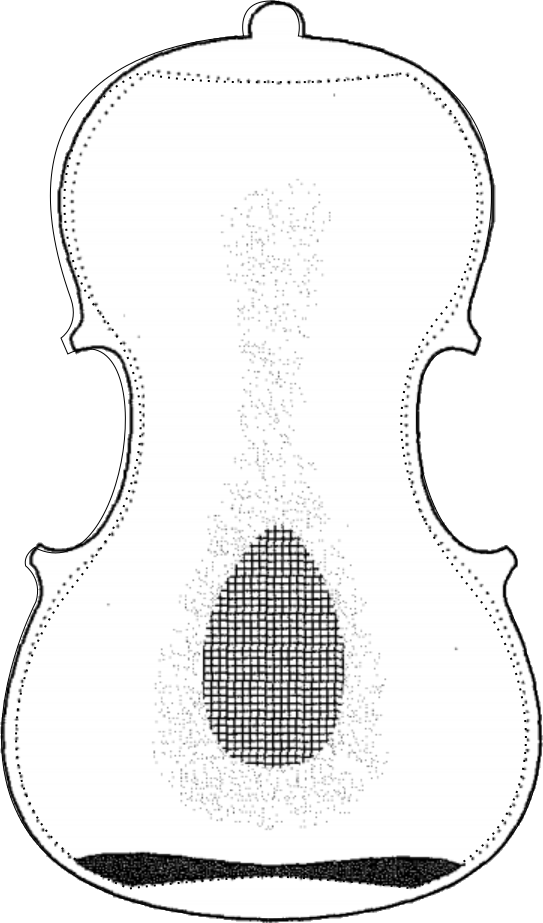
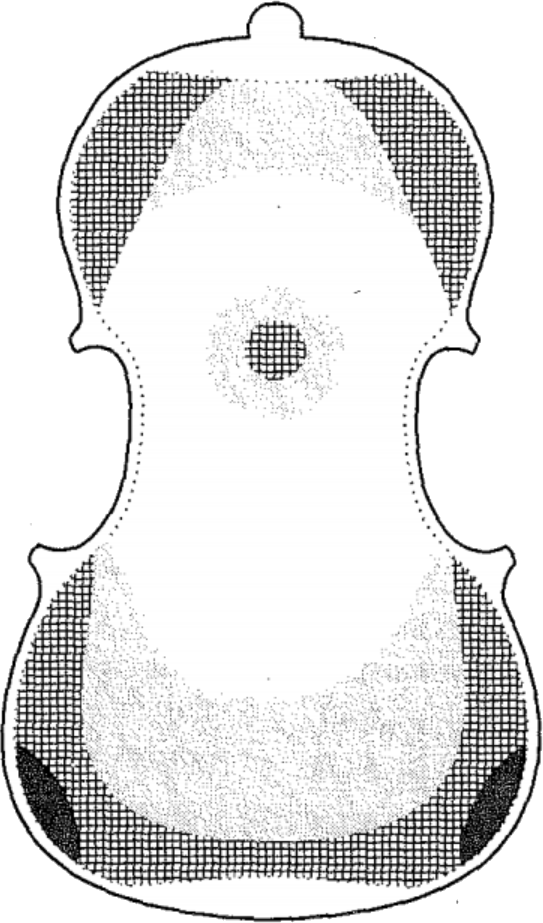
Revision of a layered (543, 923) image; what changed, layer by layer:
hid "plate inner contour" over <box>15,72,527,890</box>
hid "plate" over <box>1,0,541,920</box>
showed "back #5.png" over <box>0,0,543,923</box>
hid "back #2.png" over <box>0,0,543,923</box>
